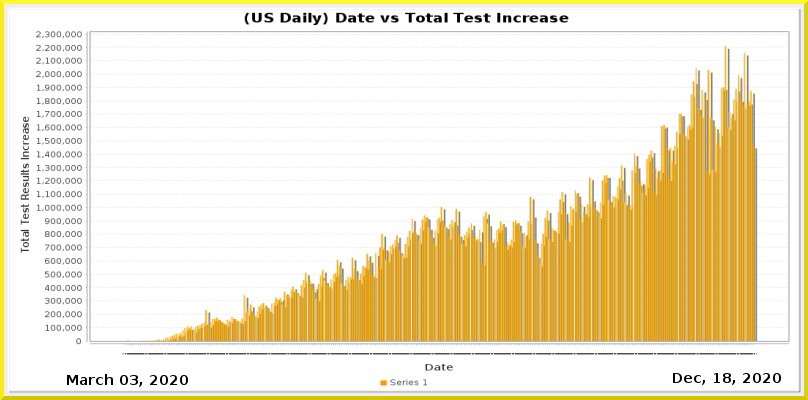
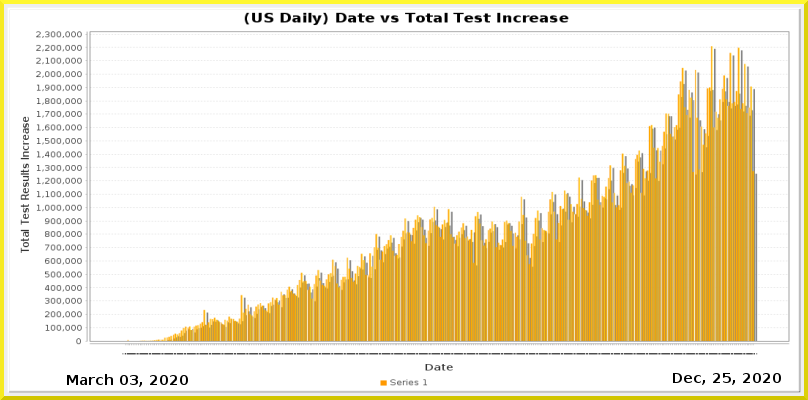
The second 808px x 400px image is a revision of the first. Changes to its layers:
painted on "Current Date" over [713, 373, 731, 383]
painted on "Date_vs_TestIncrease.png" over [128, 46, 758, 355]
